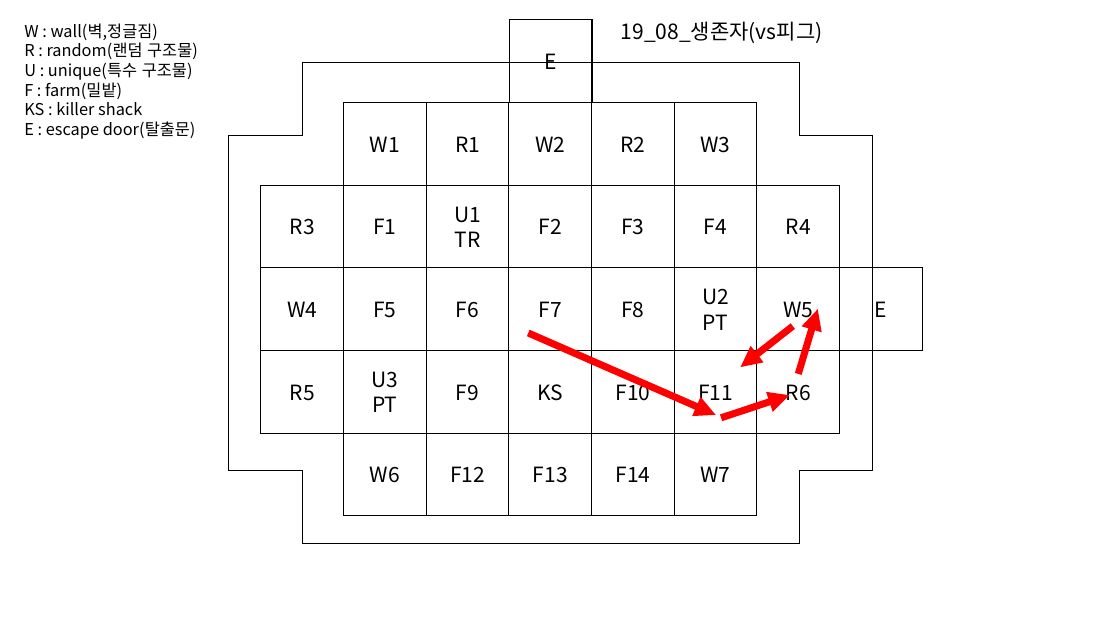
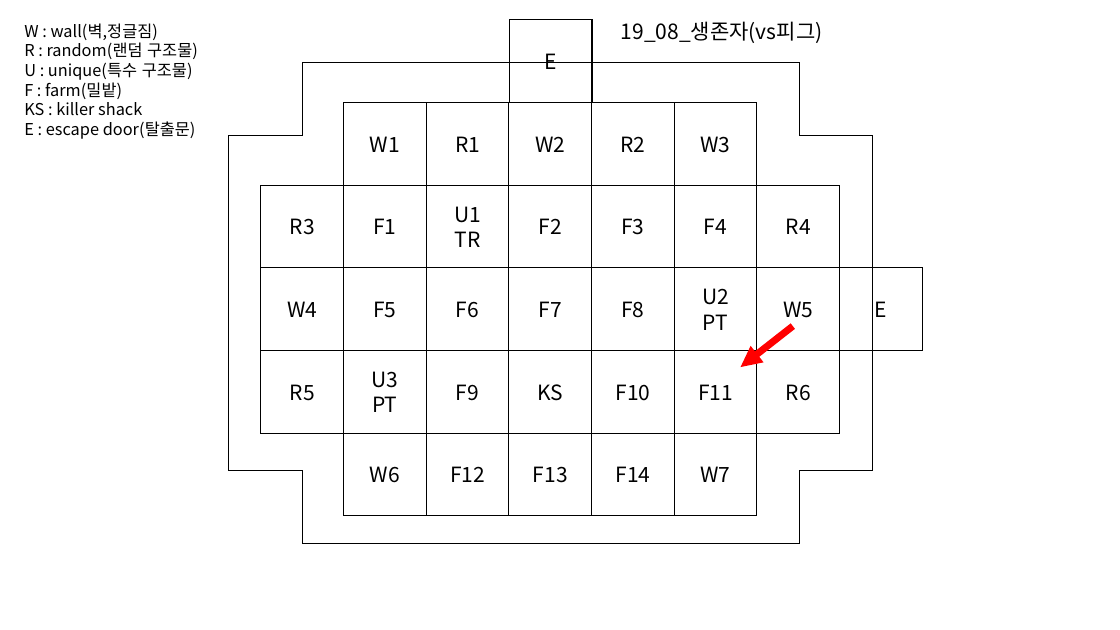
Before and after one commit to Bumizi/Thesis, a slide deck: slide 16 of DBD 분석/맵 분석/3. 콜드윈드 농장(★)/3. 썩은 들판(★)/19_08_생존자(vs피그).pptx. Drawn at 1120x630 pixels with LibreOffice and Linux fonts; fonts in the diff are those of the drawing. Boxes give left, top, right and bottom in pixels: in the first picture for what was removed or moved away, otherwise in the second. Text is boxed around its words. In the diff, an @@ line names an element or a change of style, - is before the commit and + after.

```diff
--- a/DBD 분석/맵 분석/3. 콜드윈드 농장(★)/3. 썩은 들판(★)/19_08_생존자(vs피그).pptx
+++ b/DBD 분석/맵 분석/3. 콜드윈드 농장(★)/3. 썩은 들판(★)/19_08_생존자(vs피그).pptx
@@ arrow removed from (798, 374) to (818, 309) @@
@@ arrow removed from (528, 333) to (716, 415) @@
@@ arrow removed from (721, 418) to (790, 396) @@
```
Also in this commit, not shown: 1 other slide changed, 3 other files.
